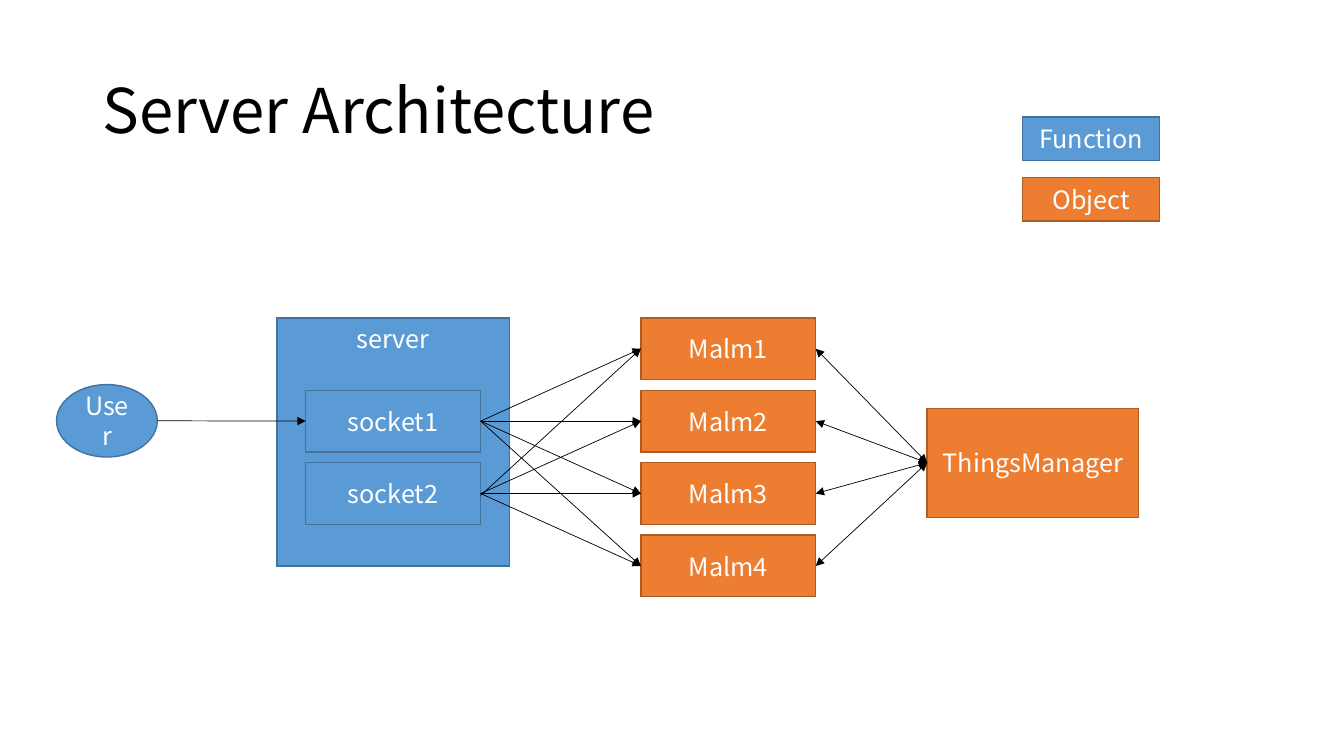
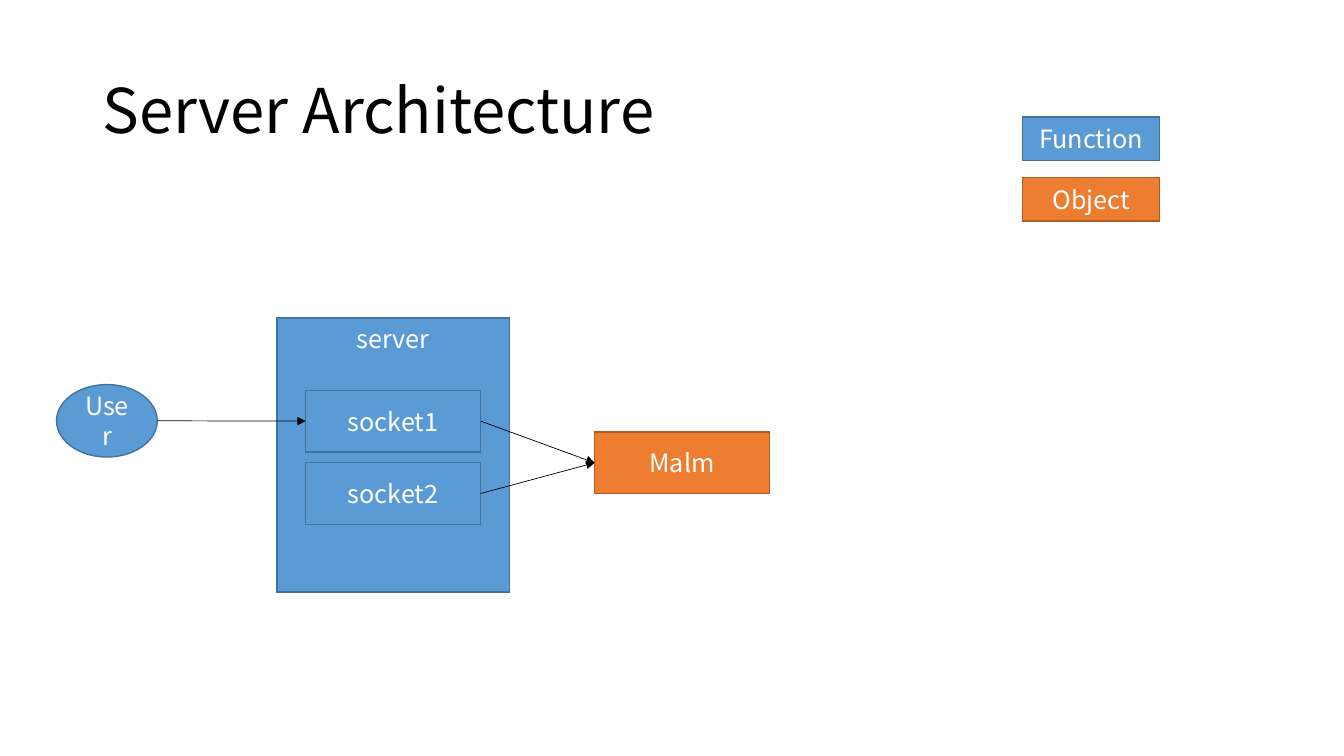
Before and after one commit to Leesuk-Kim/MALM, a slide deck: slide 1 of MALM architecture.pptx. Drawn at 1344x756 pixels with LibreOffice and Linux fonts; fonts in the diff are those of the drawing. Boxes give left, top, right and bottom in pixels: in the first picture for what was removed or moved away, otherwise in the second. Text is boxed around its words. In the diff, an @@ line names an element or a change of style, - is before the commit and + after.

```diff
--- a/MALM architecture.pptx
+++ b/MALM architecture.pptx
@@ rectangle "server": place and size @@
-rectangle "server" at (277, 318, 510, 566)
+rectangle "server" at (277, 318, 510, 592)
@@ double arrow removed from (816, 349) to (928, 463) @@
@@ rectangle removed at (641, 390, 816, 452) @@
-Malm2
@@ rectangle removed at (928, 408, 1139, 517) @@
-ThingsManager
@@ arrow moved from (481, 421) - (641, 349) to (481, 421) - (595, 463) @@
@@ arrow removed from (481, 421) to (641, 421) @@
@@ arrow removed from (481, 421) to (641, 494) @@
@@ arrow removed from (481, 421) to (641, 566) @@
@@ arrow removed from (481, 494) to (641, 421) @@
@@ rectangle "Malm": place and size @@
-rectangle "Malm" at (641, 318, 816, 379)
+rectangle "Malm" at (595, 433, 769, 494)
@@ double arrow removed from (816, 421) to (928, 463) @@
@@ arrow moved from (481, 496) - (641, 349) to (481, 494) - (595, 463) @@
@@ rectangle removed at (641, 463, 816, 524) @@
-Malm3
@@ text in rectangle at (649, 452, 714, 473): text changed @@
-Malm1
+Malm
@@ double arrow removed from (816, 494) to (928, 463) @@
@@ double arrow removed from (816, 566) to (928, 463) @@
@@ arrow removed from (481, 494) to (641, 494) @@
@@ arrow removed from (481, 494) to (641, 566) @@
@@ rectangle removed at (641, 535, 816, 597) @@
-Malm4
```
Also in this commit, not shown: 1 other slide changed, 1 slide removed.
